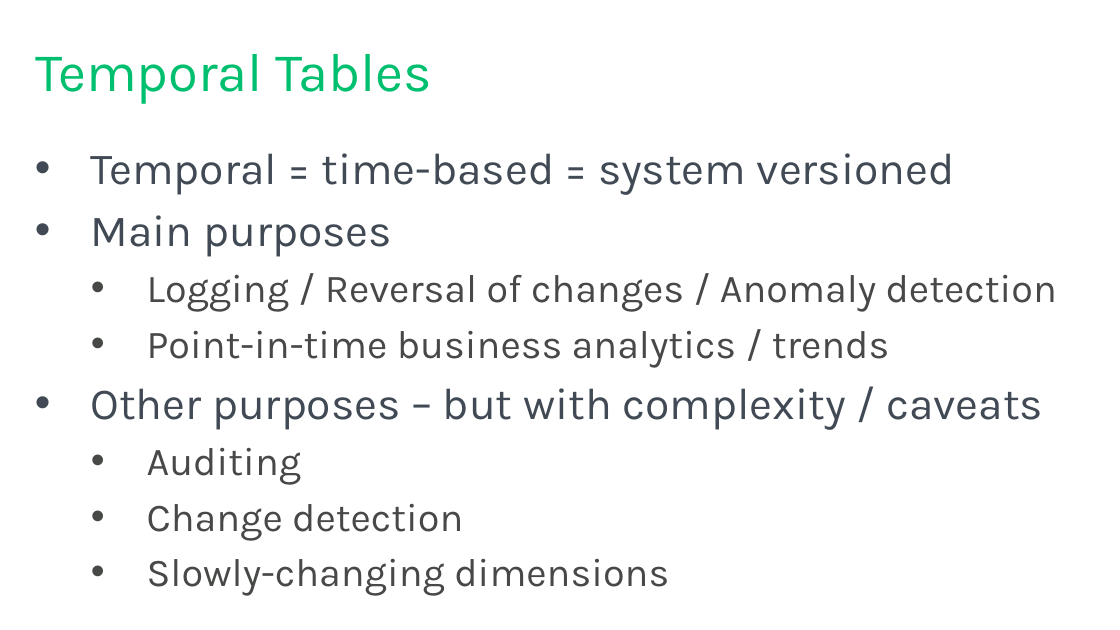
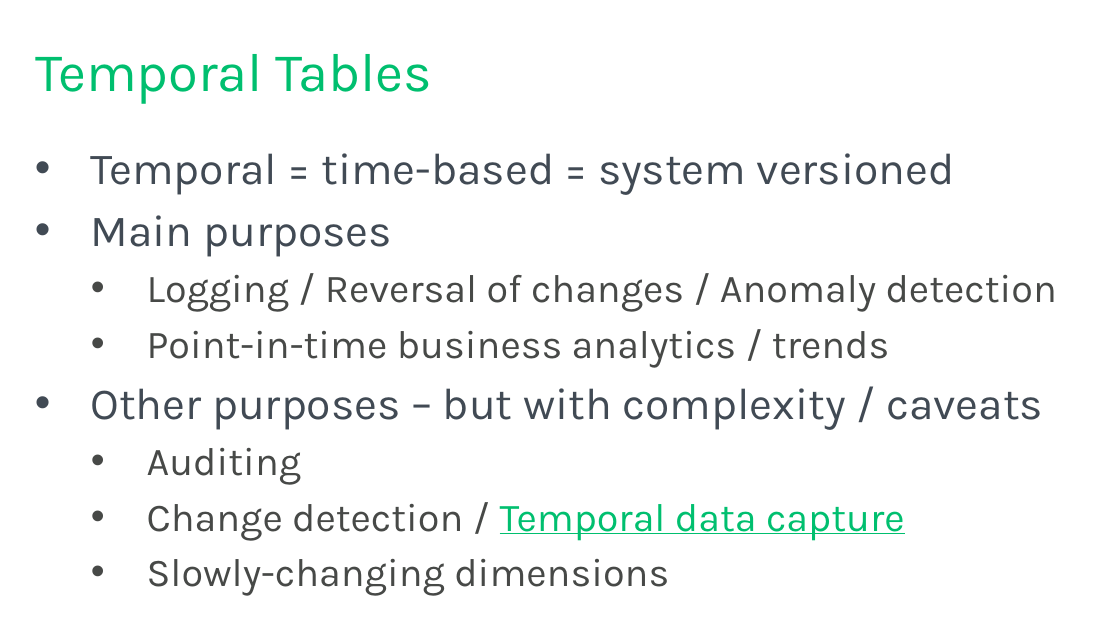
Before and after one commit to tf3604/RememberWhenTemporal, a slide deck: slide 3 of Temporal.pptx. Drawn at 1120x630 pixels with LibreOffice and Linux fonts; fonts in the diff are those of the drawing; background and template pictures are left out. Boxes give left, top, right and bottom in pixels: in the first picture for what was removed or moved away, otherwise in the second. Text is boxed around its words. In the diff, an @@ line names an element or a change of style, - is before the commit and + after.

Commit message:
Add reference/link to temporal data capture.

```diff
--- a/Temporal.pptx
+++ b/Temporal.pptx
@@ text at box(147, 504, 905, 540): text changed; text colour #474947 to #00BF6F @@
-  • Change detection
+  • Change detection / Temporal data capture
```
